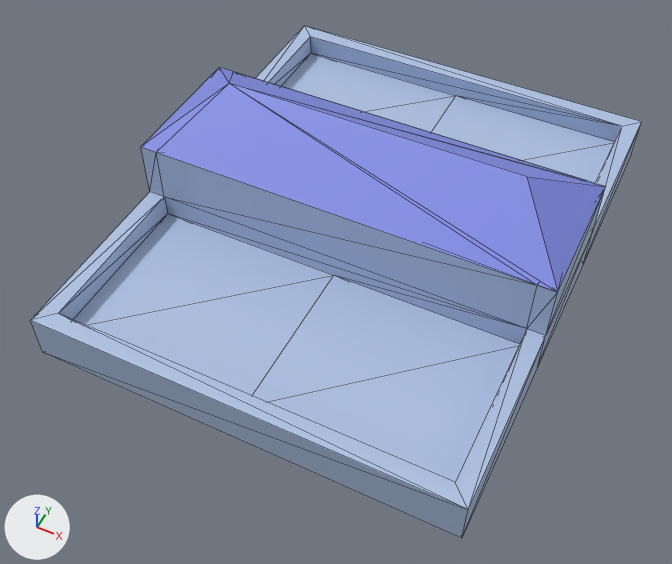
One commit to the glTF model src/assets/3d/solid/models/B_Filter.glb: the scene before it, then after it.
The view is the same before and after, from a camera (50 mm lens) standing at (23.3, -52.5, 56.4) and looking at (0.2, -6.3, -1.2). Arrows for +X, +Y and +Z are at lower left; the lights stay in place. The older version comes first. Mesh edges are drawn as thin lines. Where no turn or scale is listed for an object, it has been applied to the vertices. Vertices at exactly the same position are counted once.

Names of what the first picture shows: 'Floor1'.
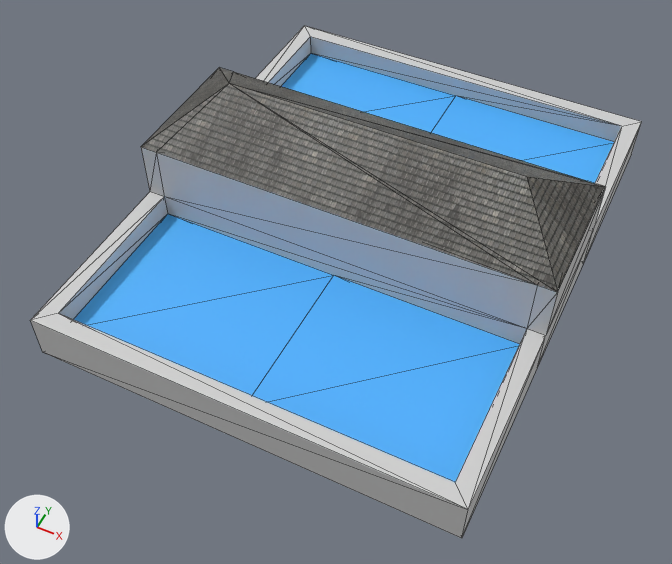
The newer file is also turned or shifted as a whole; pictures and numbers use the older file's frame.

Diff of the bpy script that builds the scene:
```diff
--- a/src/assets/3d/solid/models/B_Filter.glb.py
+++ b/src/assets/3d/solid/models/B_Filter.glb.py
@@ img_ground @@
+img_ground = load_image('ground', '_unpacked/ground', 256, 384, 'sRGB')
@@ img_window @@
+img_window = load_image('window', '_unpacked/window', 512, 512, 'sRGB')
@@ img_roof @@
+img_roof = load_image('roof', '_unpacked/roof', 512, 512, 'sRGB')
@@ mat_roof @@
 mat_roof = principled_material('roof')
-mat_roof.base_color = (0.224, 0.271, 0.8)  # blue #828ee7
+mat_roof.texture = img_roof
 mat_roof.roughness = 0.553
@@ mat_ground @@
+mat_ground = principled_material('ground')
+mat_ground.texture = img_ground
+mat_ground.roughness = 0.553
@@ mat_window @@
+mat_window = principled_material('window')
+mat_window.texture = img_window
+mat_window.roughness = 0.553
@@ me_mesh_001 @@
 # used by ob_floor1; location = (0.0, 0.0, 0.0)
-me_mesh_001.from_pydata(...)  # 64 vertices, 155 faces; spans x -17.8..17.8, y -22.3..22.4, z -2.6..10.4
+me_mesh_001.from_pydata(...)  # 56 vertices, 155 faces; spans x -17.8..17.8, y -22.3..22.4, z -2.6..10.4
+# me_mesh_001 part 1
+# 8 vertices are removed from x -17.8..17.8, y -6.2..6.2, z 6.4
+# 17 faces are deleted
+# 17 new faces join them, mat_roof (picture img_roof)
+# me_mesh_001 part 2: 130 faces spanning x -17.8..17.8, y -22.3..22.4, z -2.6..6.4 switch from mat_wall (blue #afc2e3) to mat_ground (picture img_ground)
+# me_mesh_001 part 3: 8 faces spanning x -16.3..16.3, y -20.8..20.9, z -0.6 switch from mat_wall (blue #afc2e3) to mat_window (picture img_window)
 me_mesh_001.materials.append(mat_roof)
```

What differs and where, as boxes [x1, y1, x2, y2] in the pictures (672 x 564 px; the box of a moved part takes in the faces that stretch with it):
'Floor1', surface changed, reshaped: [31, 26, 641, 538] in both
part 1 of me_mesh_001, moved or reshaped: [141, 67, 605, 292] in both
part 2 of me_mesh_001, recoloured: [31, 26, 641, 538] in both
part 3 of me_mesh_001, recoloured: [73, 53, 614, 482] in both
